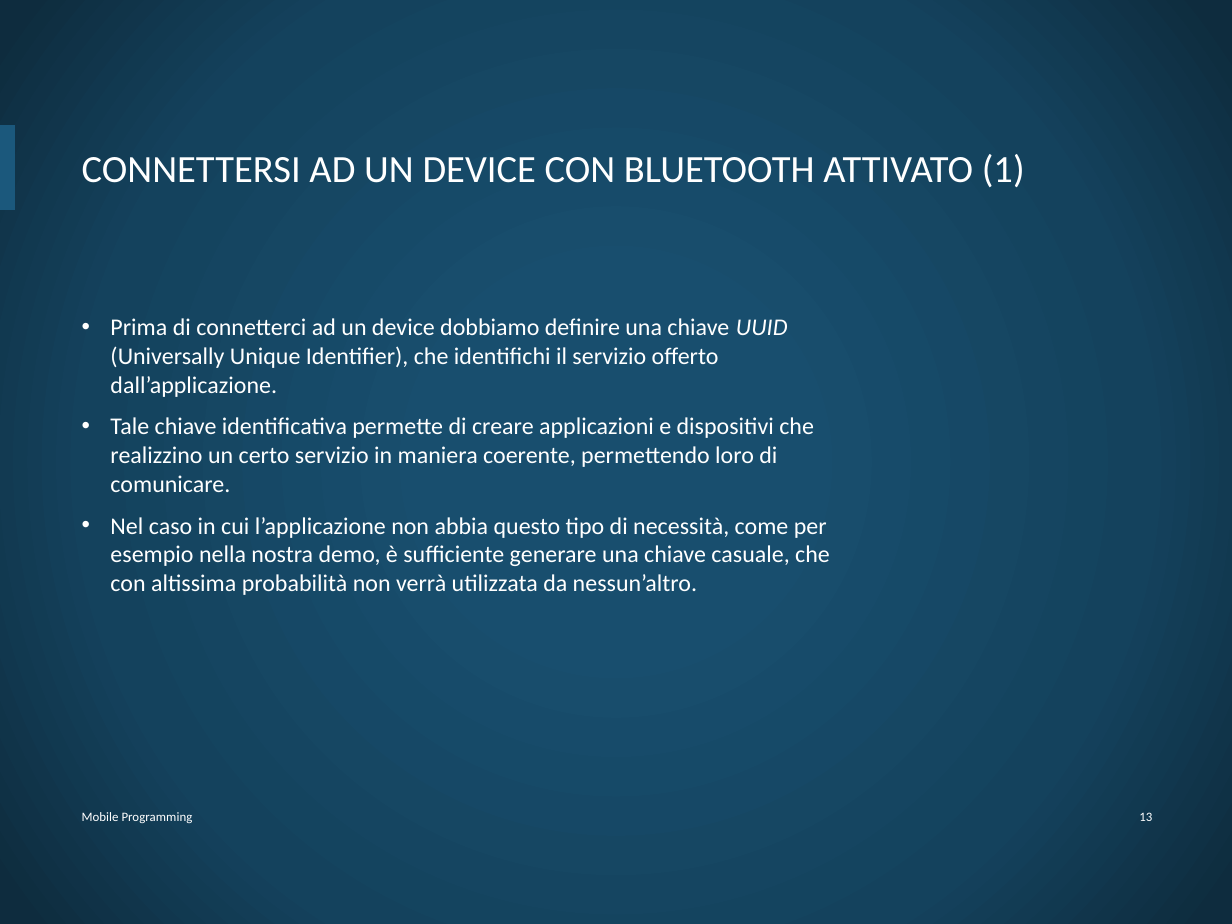
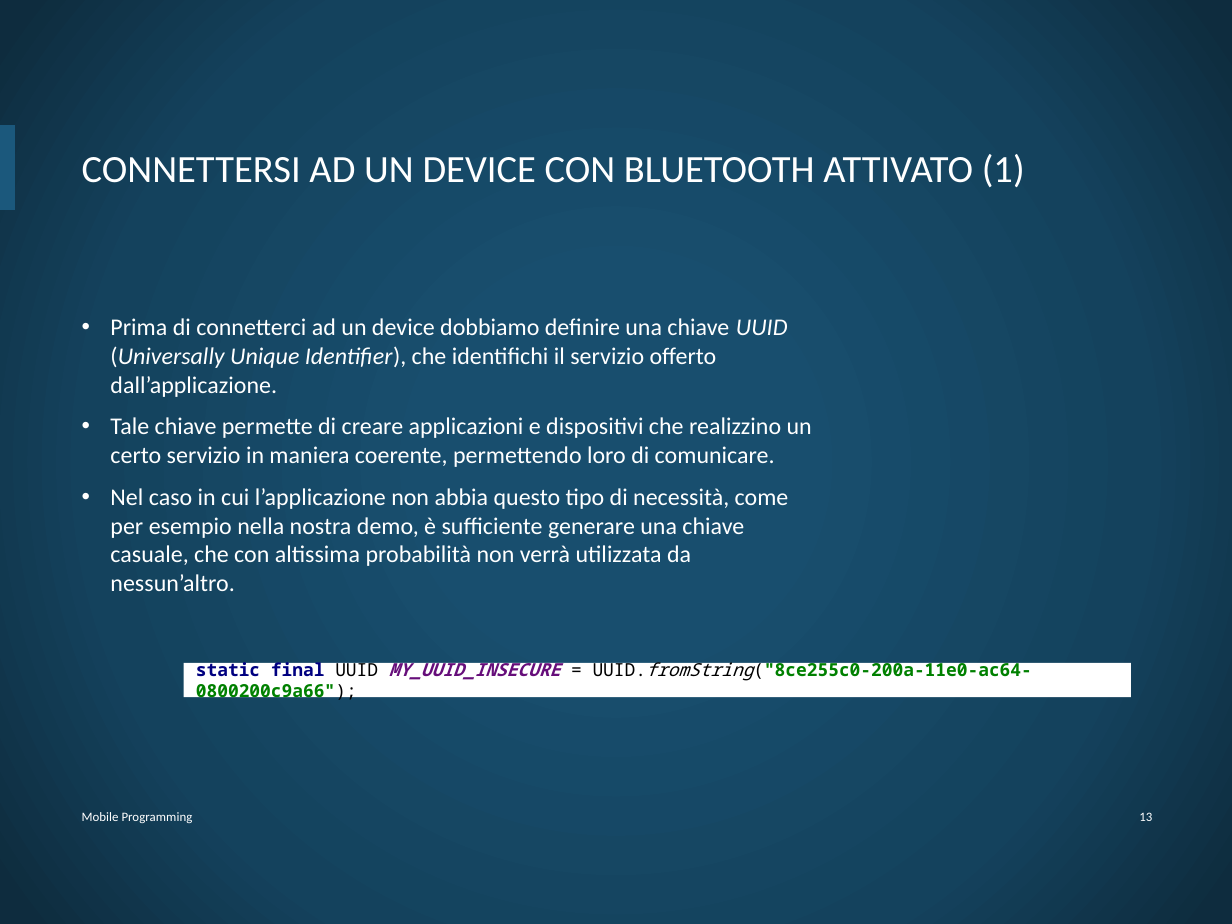
Before and after one commit to DiBattistaMattia/esoneroMP, a slide deck: slide 14 of esoneroMP.pptx. Drawn at 1232x924 pixels with LibreOffice and Linux fonts; fonts in the diff are those of the drawing; background and template pictures are left out. Boxes give left, top, right and bottom in pixels: in the first picture for what was removed or moved away, otherwise in the second. Text is boxed around its words. In the diff, an @@ line names an element or a change of style, - is before the commit and + after.

```diff
--- a/esoneroMP.pptx
+++ b/esoneroMP.pptx
@@ text at [110, 318, 788, 397]: italic on in "(Universally Unique Identifier)," @@
@@ text at [110, 417, 812, 467]: text changed @@
-• Tale chiave identificativa permette di creare applicazioni e dispositivi che realizzino un certo servizio in maniera coerente, permettendo loro di comunicare.
+• Tale chiave permette di creare applicazioni e dispositivi che realizzino un certo servizio in maniera coerente, permettendo loro di comunicare.
@@ rectangle added at [184, 663, 1131, 697], fill #FFFFFF, 10.5 pt, text #008000, bold @@
+static final UUID MY_UUID_INSECURE = UUID.fromString("8ce255c0-200a-11e0-ac64-0800200c9a66");
```
Also in this commit, not shown: 13 other slides changed, 1 other file.
